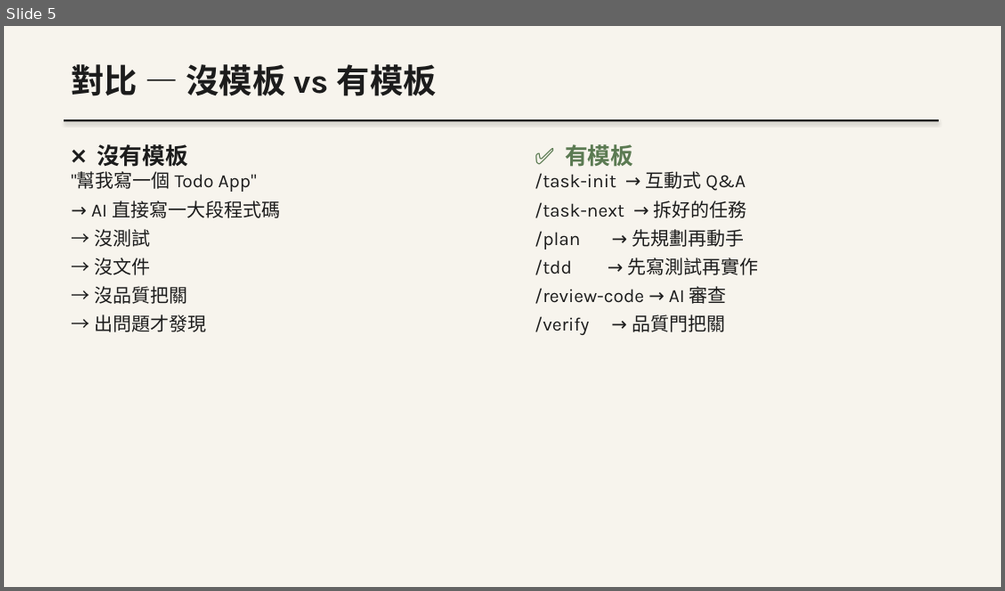
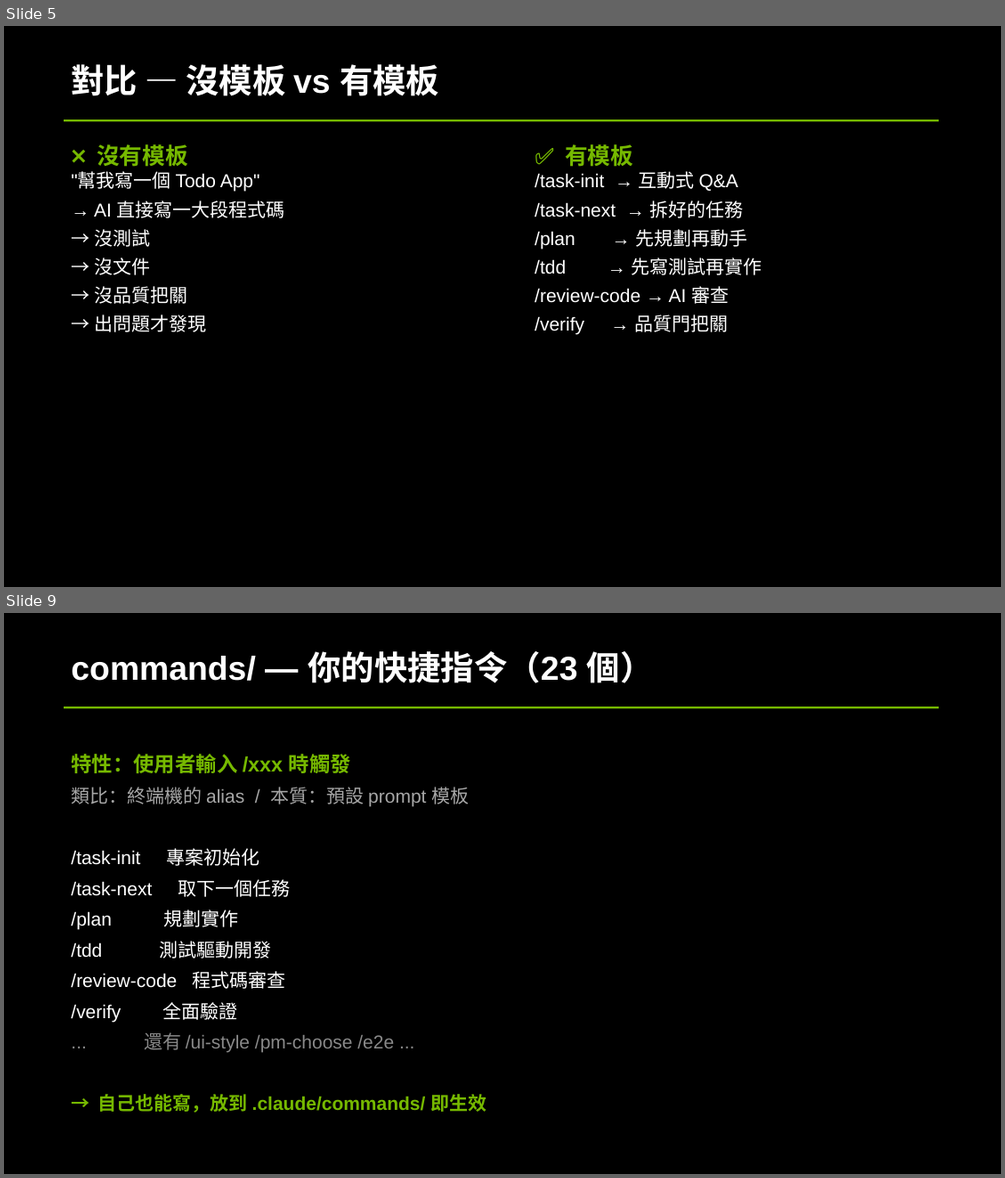
Before and after one commit to bheadwei/claude-GUNDAM-zh-tw, a slide deck: workshop/docs/slides/VibeCoding_Workshop.pptx. Shown one above the other, each under a label of ours: slide 5 before the commit, slides 5 and 9 after it; the slides between them are not shown. The pictures are 1005x591 and 1005x1178 pixels, drawn with LibreOffice and Linux fonts; fonts in the diff are those of the drawing. Boxes give left, top, right and bottom in pixels: in the first picture for what was removed or moved away, otherwise in the second. Text is boxed around its words. In the diff, an @@ line names an element or a change of style, - is before the commit and + after.

```diff
--- a/workshop/docs/slides/VibeCoding_Workshop.pptx
+++ b/workshop/docs/slides/VibeCoding_Workshop.pptx
@@ slide 9 added at box(4, 613, 1001, 1174), background #000000 @@
@@ text added at box(71, 651, 654, 683), 32 pt, text #FFFFFF, bold @@
+commands/ — 你的快捷指令（23 個）
@@ rectangle added at box(64, 706, 938, 709), fill #76B900 @@
@@ text added at box(71, 754, 486, 1112), 18 pt, text #FFFFFF @@
+特性：使用者輸入 /xxx 時觸發
+類比：終端機的 alias / 本質：預設 prompt 模板
+/task-init 專案初始化
+/task-next 取下一個任務
+/plan 規劃實作
+/tdd 測試驅動開發
+/review-code 程式碼審查
+/verify 全面驗證
+... 還有 /ui-style /pm-choose /e2e ...
+→ 自己也能寫，放到 .claude/commands/ 即生效
@@ slide 5 changed as well @@
@@ background #F7F4ED to #000000 @@
@@ text "對比 — 沒模板 vs 有模板" at box(71, 64, 439, 96): font Karla to Arial, text colour #1C1C1C to #FFFFFF @@
@@ rectangle at box(64, 119, 938, 122): fill #1C1C1C to #76B900 @@
@@ text "❌ 沒有模板" at box(94, 144, 285, 332): font Karla to Arial, text colour #1C1C1C to #FFFFFF; text colour #1C1C1C to #76B900 in "❌ 沒有模板" @@
@@ text "✅ 有模板" at box(534, 144, 762, 335): font Karla to Arial, text colour #1C1C1C to #FFFFFF; text colour #5B7A52 to #76B900 in "✅ 有模板" @@
```
Also in this commit, not shown: 38 other slides changed, 6 other slides added, 3 other files.
